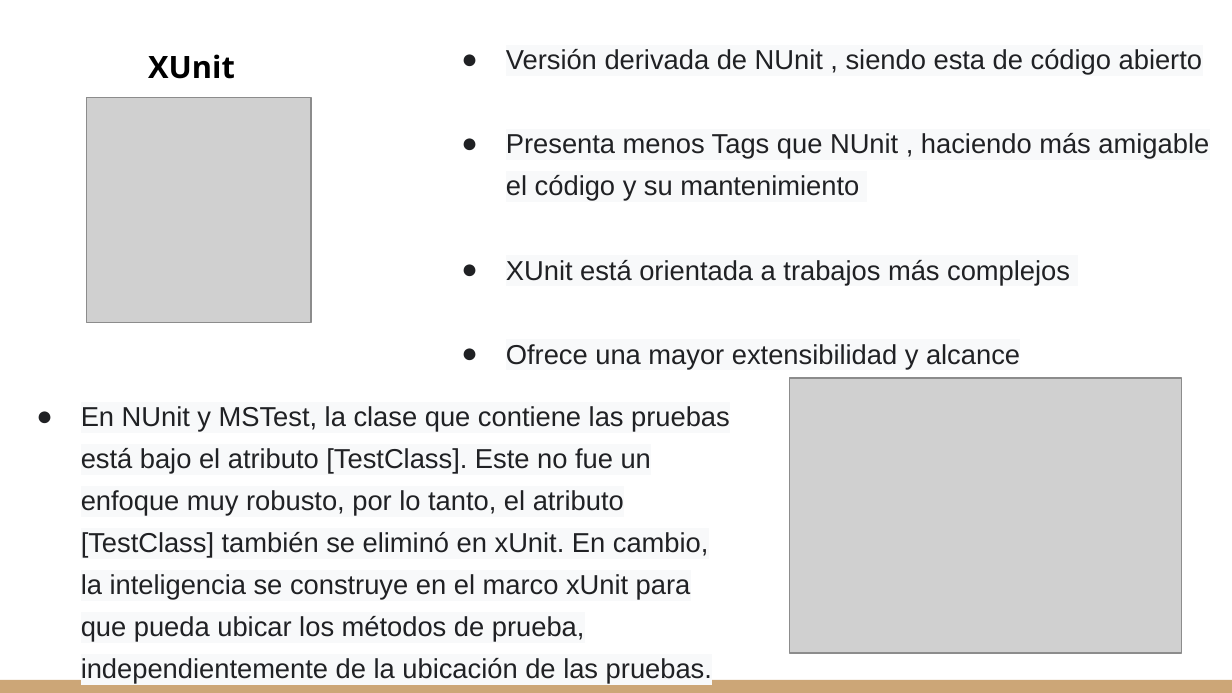
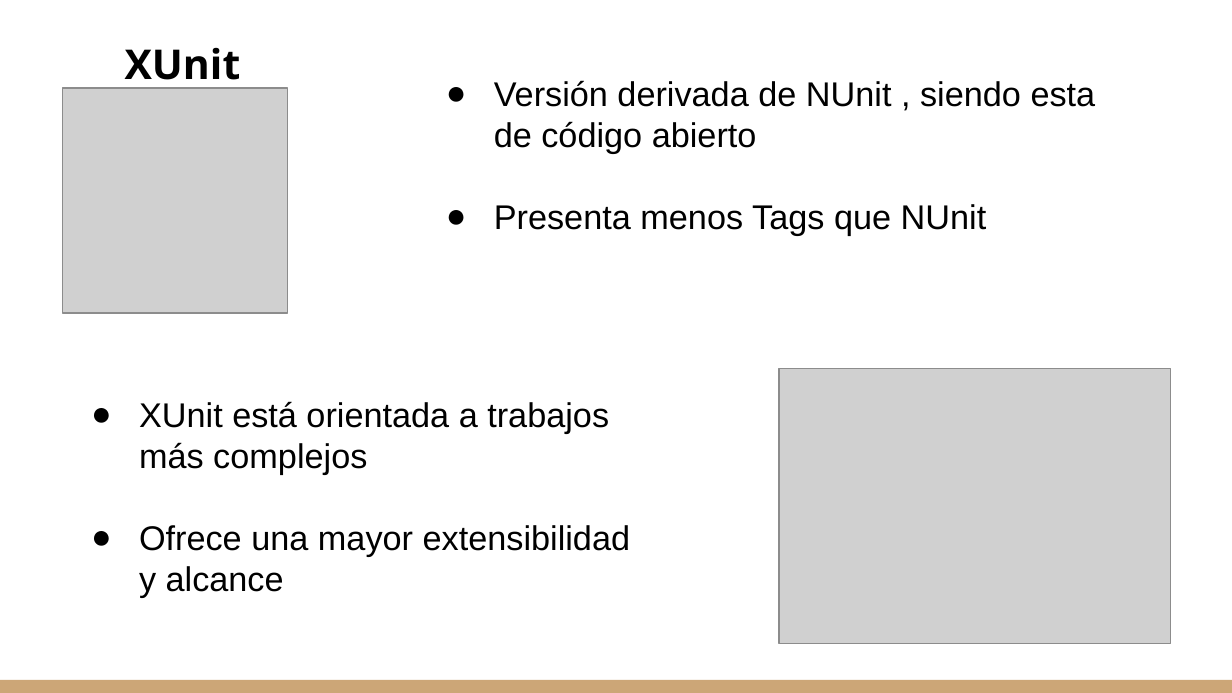
Before and after one commit to gitgamba/.Net-Grupo8, a slide deck: slide 9 of TPS/Unit Testing.pptx. Drawn at 1232x693 pixels with LibreOffice and Linux fonts; fonts in the diff are those of the drawing; grey boxes stand for pictures. Boxes give left, top, right and bottom in pixels: in the first picture for what was removed or moved away, otherwise in the second. Text is boxed around its words. In the diff, an @@ line names an element or a change of style, - is before the commit and + after.

Commit message:
Revision y agregado de conceptos Unit Testing

```diff
--- a/TPS/Unit Testing.pptx
+++ b/TPS/Unit Testing.pptx
@@ text "XUnit" moved from (x1=148, y1=54, x2=235, y2=79) to (x1=125, y1=48, x2=241, y2=90) @@
@@ text "XUnit" at (x1=125, y1=48, x2=241, y2=90): size 18 to 24 pt @@
@@ text at (x1=506, y1=49, x2=1209, y2=201): paragraphs removed @@
-● Versión derivada de NUnit , siendo esta de código abierto
-● Presenta menos Tags que NUnit , haciendo más amigable el código y su mantenimiento
@@ picture moved from (x1=86, y1=97, x2=312, y2=323) to (x1=63, y1=89, x2=288, y2=314) @@
@@ text added at (x1=494, y1=80, x2=1096, y2=236), 20 pt, text #000000 @@
+● Versión derivada de NUnit , siendo esta de código abierto
+● Presenta menos Tags que NUnit
@@ text "XUnit está orientada a trabajos ..." moved from (x1=506, y1=49, x2=1209, y2=369) to (x1=139, y1=401, x2=631, y2=598) @@
@@ text "XUnit está orientada a trabajos ..." at (x1=139, y1=401, x2=631, y2=598): size 16 to 20 pt, text colour #202124 to #000000, highlight #F8F9FA to none; indent changed; line spacing 1.29 to 1; bullet colour #202124 to #000000 @@
@@ picture moved from (x1=790, y1=378, x2=1181, y2=653) to (x1=779, y1=368, x2=1170, y2=643) @@
@@ text removed at (x1=81, y1=406, x2=730, y2=684) @@
-● En NUnit y MSTest, la clase que contiene las pruebas está bajo el atributo [TestClass]. Este no fue un enfoque muy robusto, por lo tanto, el atributo [TestClass] también se eliminó en xUnit. En cambio, la inteligencia se construye en el marco xUnit para que pueda ubicar los métodos de prueba, independientemente de la ubicación de las pruebas.
```
Also in this commit, not shown: 6 other slides changed, 2 slides added, 2 slides removed.
